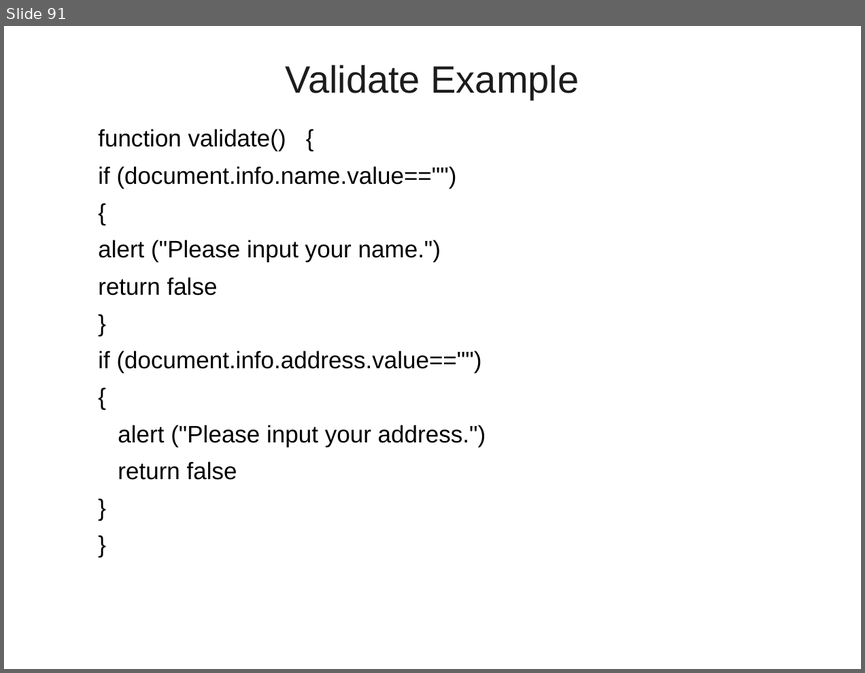
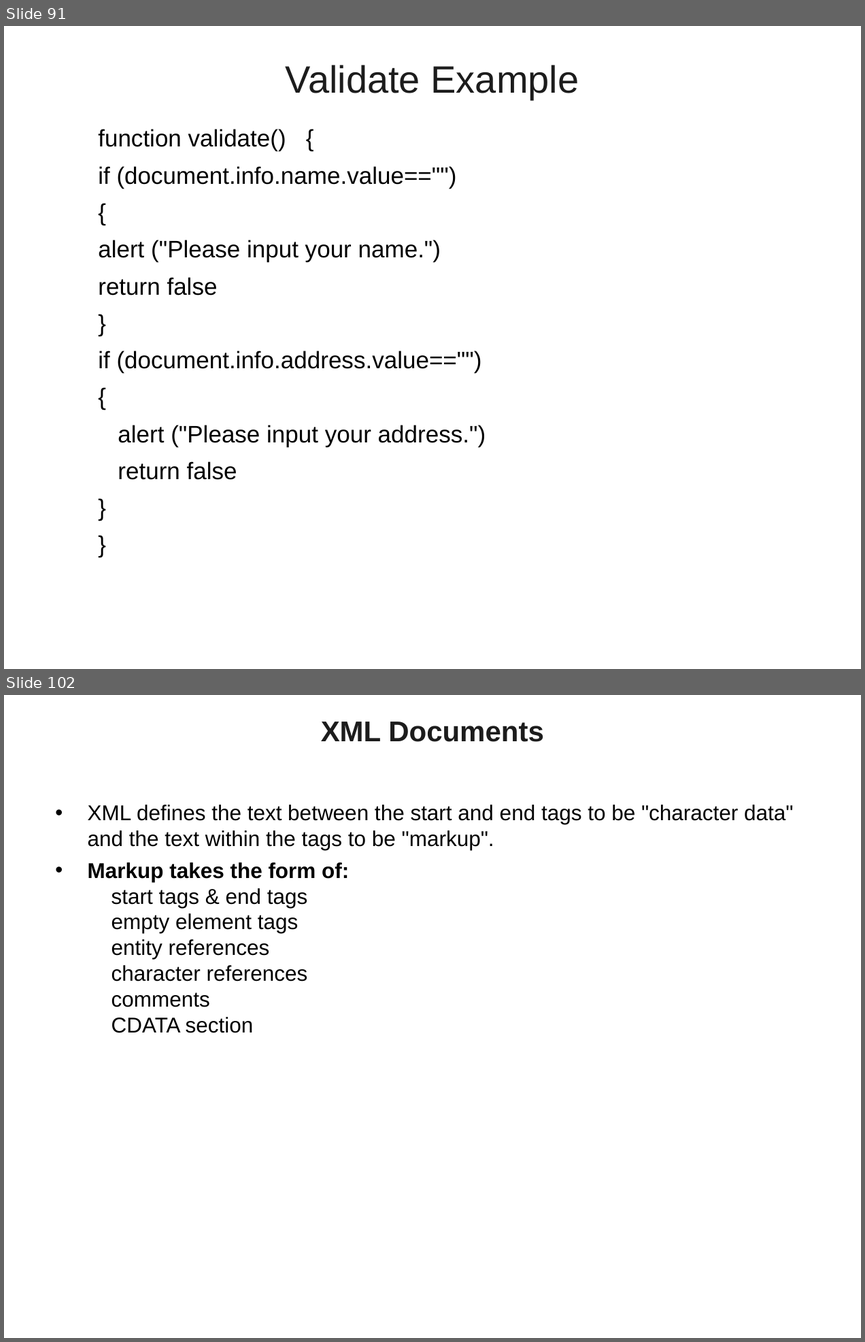
Before and after one commit to vatsanTraining/training_june_2022, a slide deck: JavaScript_Module_1.ppt. Shown one above the other, each under a label of ours: slide 91 before the commit, slides 91 and 102 after it; the slides between them are not shown. The pictures are 865x673 and 865x1342 pixels, drawn with LibreOffice and Linux fonts; fonts in the diff are those of the drawing; background and template pictures are left out. Boxes give left, top, right and bottom in pixels: in the first picture for what was removed or moved away, otherwise in the second. Text is boxed around its words. In the diff, an @@ line names an element or a change of style, - is before the commit and + after.

```diff
--- a/JavaScript_Module_1.ppt
+++ b/JavaScript_Module_1.ppt
@@ slide 102 added at box(4, 695, 861, 1338), background picture (left out) @@
@@ title added at box(321, 722, 544, 742), 24 pt, text #1C1C1C, bold @@
+XML Documents
@@ text added at box(88, 804, 793, 1033), 18 pt, text #000000 @@
+• XML defines the text between the start and end tags to be "character data" and the text within the tags to be "markup".
+• Markup takes the form of:
+  start tags & end tags
+  empty element tags
+  entity references
+  character references
+  comments
+  CDATA section
```
Also in this commit, not shown: 16 slides changed, 43 other slides added.
